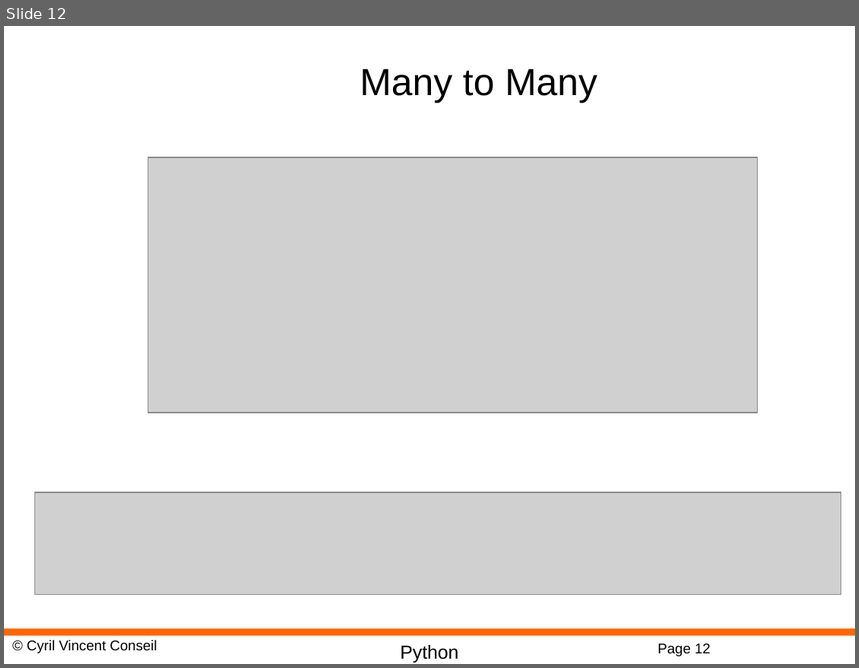
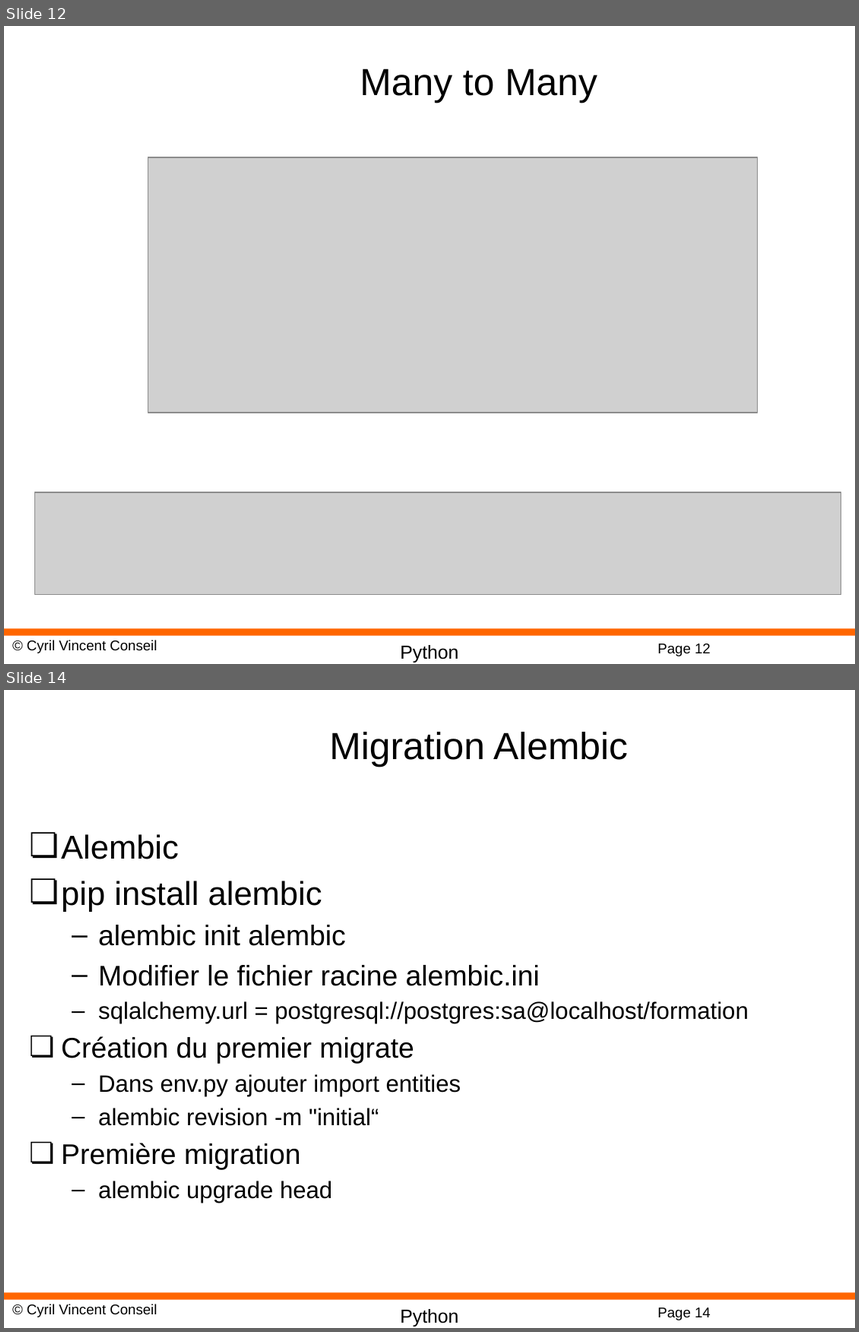
Before and after one commit to cyrilvincent/python, a slide deck: ppt/Python22-SQLAlchemy.pptx. Shown one above the other, each under a label of ours: slide 12 before the commit, slides 12 and 14 after it; the slides between them are not shown. The pictures are 859x668 and 859x1332 pixels, drawn with LibreOffice and Linux fonts; fonts in the diff are those of the drawing; grey boxes stand for pictures; background and template pictures are left out. Boxes give left, top, right and bottom in pixels: in the first picture for what was removed or moved away, otherwise in the second. Text is boxed around its words. In the diff, an @@ line names an element or a change of style, - is before the commit and + after.

```diff
--- a/ppt/Python22-SQLAlchemy.pptx
+++ b/ppt/Python22-SQLAlchemy.pptx
@@ slide 14 added at bbox=[4, 690, 855, 1328], background #FFFFFF; not listed: 4 template elements that a slide beside it also shows @@
@@ title added at bbox=[329, 732, 628, 767], 32 pt, text #000000 @@
+Migration Alembic
@@ text added at bbox=[61, 834, 748, 1203], 20 pt, text #000000 @@
+❏ Alembic
+❏ pip install alembic
+  – alembic init alembic
+  – Modifier le fichier racine alembic.ini
+  – sqlalchemy.url = postgresql://postgres:sa@localhost/formation
+❏ Création du premier migrate
+  – Dans env.py ajouter import entities
+  – alembic revision -m "initial“
+❏ Première migration
+  – alembic upgrade head
```
Also in this commit, not shown: 1 other slide added, 9 other files.
